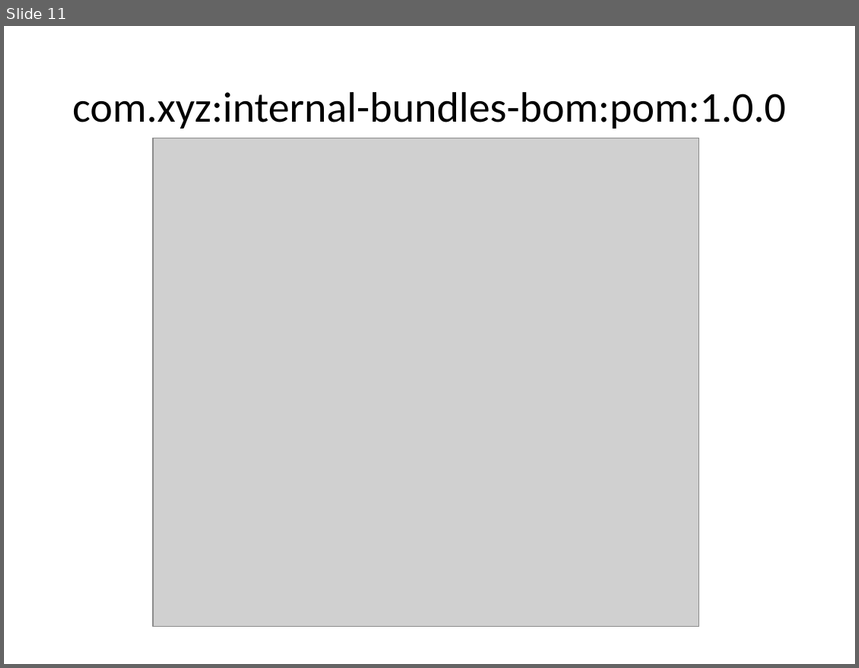
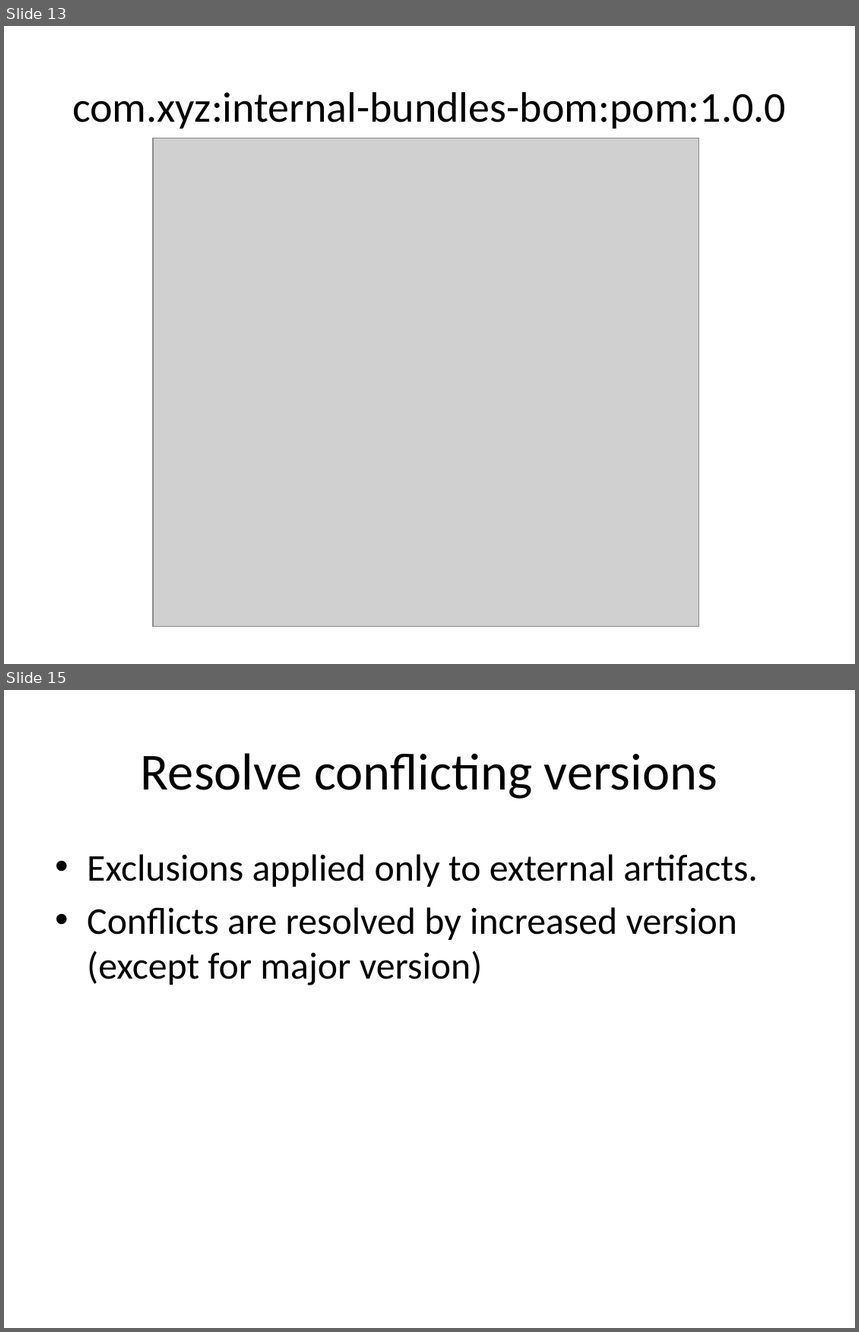
Before and after one commit to jonasalfthan/maven, a slide deck: architecture/modularity/modularity.pptx. Shown one above the other, each under a label of ours: slide 11 before the commit, slides 13 and 15 after it; the slides between them are not shown. The pictures are 859x668 and 859x1332 pixels, drawn with LibreOffice and Linux fonts; fonts in the diff are those of the drawing; grey boxes stand for pictures. Boxes give left, top, right and bottom in pixels: in the first picture for what was removed or moved away, otherwise in the second. Text is boxed around its words. In the diff, an @@ line names an element or a change of style, - is before the commit and + after.

Commit message:
resolving conflicting versions

```diff
--- a/architecture/modularity/modularity.pptx
+++ b/architecture/modularity/modularity.pptx
@@ slide 15 added at bbox=[4, 690, 855, 1328], background #FFFFFF @@
@@ title added at bbox=[141, 753, 718, 799], 44 pt, text #000000 @@
+Resolve conflicting versions
@@ text added at bbox=[87, 854, 758, 986], 32 pt, text #000000 @@
+• Exclusions applied only to external artifacts.
+• Conflicts are resolved by increased version (except for major version)
@@ what was slide 11 is now slide 13 @@
```
Also in this commit, not shown: 3 slides changed, 5 other slides added, 19 other files.
